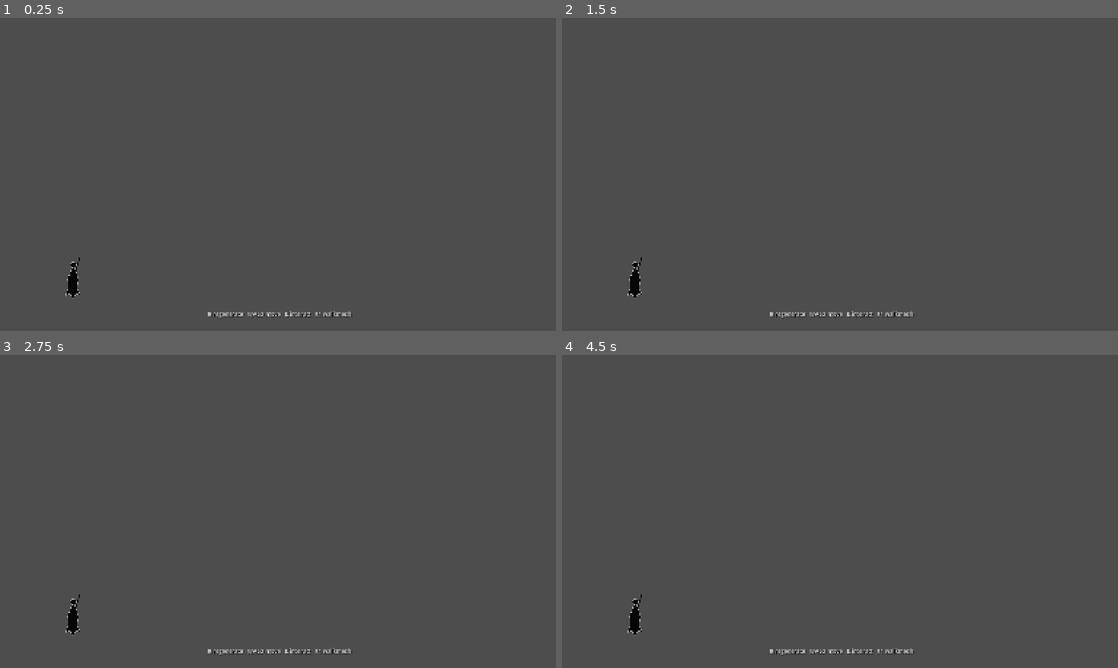
Above: before the commit, frames 1-4 (two rows, left to right).
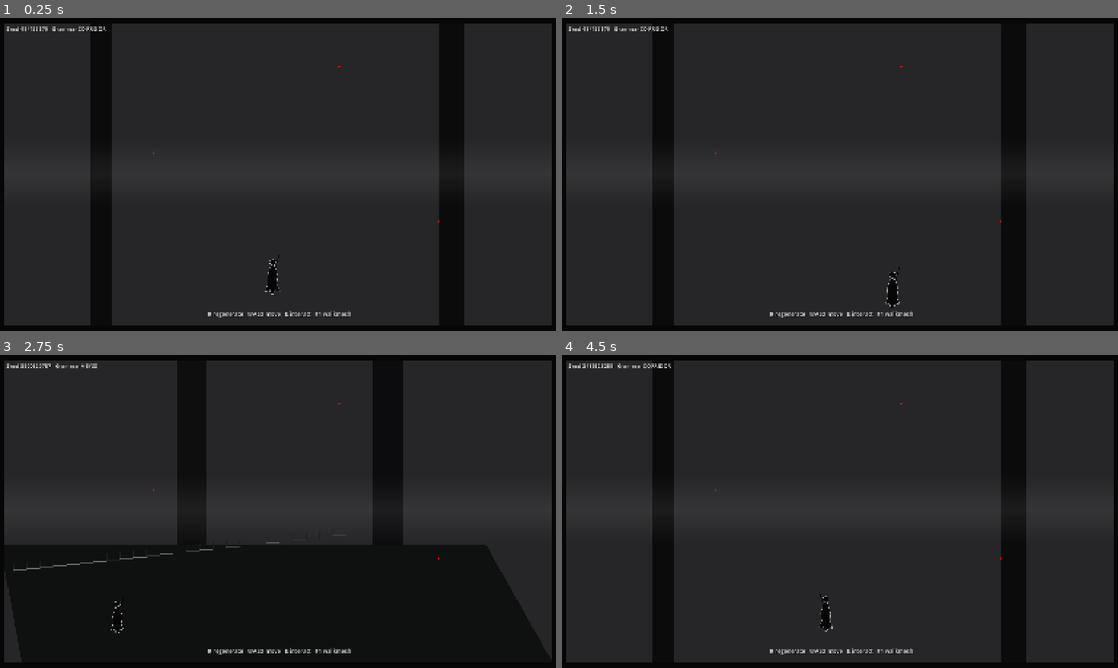
Above: after the commit, the same moments.

Repository: qcimport1337-sketch/STRATA_NULL_BUILD
Game: Godot game, scene res://scenes/procedural_field.tscn
Two runs of this game, one before a commit and one after it. Both use one fixed random seed, a clock stepped at 60 frames per second and the inputs below.
Inputs (mouse positions are in pixels of both pictures, inside the frame that each line leads up to):
- Up to frame 1 (0.25 s): no input
- Up to frame 2 (1.5 s): tap Enter at 0.5 s; move the mouse to (962, 158) at 0.52 s; hold D (move_right, bound only after the commit) 0.53-1.28 s; tap E (interact, bound only after the commit) at 0.6, 1.35 s; click (962, 158) at 0.67 s; tap Space at 0.77 s; move the mouse to (728, 190) at 1.27 s; hold S (move_down, bound only after the commit) from 1.28 s (still down)
- Up to frame 3 (2.75 s): tap Space at 1.52, 2 s; move the mouse to (333, 442) at 2.02 s; release S (move_down, bound only after the commit) at 2.03 s; hold D (move_right, bound only after the commit) from 2.03 s (still down); tap R (regen, bound only after the commit) at 2.1 s; tap E (interact, bound only after the commit) at 2.3 s
- Up to frame 4 (4.5 s): tap Enter at 2.75 s; move the mouse to (812, 574) at 2.77 s; release D (move_right, bound only after the commit) at 2.78 s; hold W (move_up, bound only after the commit) 2.78-3.53 s; tap E (interact, bound only after the commit) at 2.85, 3.6 s; click (812, 574) at 2.92 s; tap Space at 3.02, 3.5, 3.77 s; move the mouse to (1006, 558) at 3.52 s; hold A (move_left, bound only after the commit) from 3.53 s (still down); move the mouse to (673, 464) at 4.27 s; tap R (regen, bound only after the commit) at 4.35 s

The runs differ from the first frame. In frame 1, 99% of the frame differs, in the area x 0-100%, y 0-100%; in frame 2, 99%; in frame 3, 99%; in frame 4, 99%.
Error before the commit: Parse Error: Cannot infer the type of "edge" variable because the value doesn't have a set type. (res://scripts/procedural_field.gd:111)

Commit message:
Fix strict GDScript typing for procedural field

Diff:
--- a/scripts/procedural_field.gd
+++ b/scripts/procedural_field.gd
@@ -53,7 +53,7 @@
     if Input.is_action_just_pressed("debug_mesh"):
         debug = not debug; debug_label.visible = debug; queue_redraw()
     _move(delta); _interaction()
-    var t := Time.get_ticks_msec()/1000.0
+    var t: float = float(Time.get_ticks_msec()) / 1000.0
     glow_a.energy = 0.32 + 0.14*sin(t*2.1)
     glow_b.energy = 0.34 + 0.15*sin(t*1.7+1.0)
     if msg_timer > 0.0:
@@ -63,7 +63,7 @@
 func _generate() -> void:
     rng.randomize(); seed = int(rng.randi())
     grammar = "ABYSS" if rng.randi_range(0,1)==0 else "CORRIDOR"
-    var img := Image.create(W,H,false,Image.FORMAT_RGBA8)
+    var img: Image = Image.create(W,H,false,Image.FORMAT_RGBA8)
     img.fill(Color(0.95,0.95,0.95,1))
     if grammar == "ABYSS": _compose_abyss(img); _nav_abyss()
     else: _compose_corridor(img); _nav_corridor()
@@ -75,16 +75,16 @@
     _update_player(); queue_redraw()
 
 func _compose_abyss(img:Image) -> void:
-    var a := _src(SOURCES[rng.randi_range(0,SOURCES.size()-1)])
-    var b := _src(SOURCES[rng.randi_range(0,SOURCES.size()-1)])
-    var c := _src(SOURCES[rng.randi_range(0,SOURCES.size()-1)])
+    var a: Image = _src(SOURCES[rng.randi_range(0,SOURCES.size()-1)])
+    var b: Image = _src(SOURCES[rng.randi_range(0,SOURCES.size()-1)])
+    var c: Image = _src(SOURCES[rng.randi_range(0,SOURCES.size()-1)])
     _strip(img,a,0,540); _strip(img,b,520,620); _strip(img,c,1110,562)
     img.fill_rect(Rect2i(520+rng.randi_range(-15,20),0,86,H),Color(0.055,0.055,0.06,1))
     img.fill_rect(Rect2i(1110+rng.randi_range(-20,20),0,92,H),Color(0.05,0.05,0.055,1))
     _deck(img)
 
 func _compose_corridor(img:Image) -> void:
-    var base := _src("page-001.webp" if rng.randi_range(0,1)==0 else "page-006.webp")
+    var base: Image = _src("page-001.webp" if rng.randi_range(0,1)==0 else "page-006.webp")
     img.blit_rect(base,Rect2i(0,0,W,H),Vector2i.ZERO)
     _strip(img,_src(SOURCES[rng.randi_range(0,SOURCES.size()-1)]),0,320)
     _strip(img,_src(SOURCES[rng.randi_range(0,SOURCES.size()-1)]),1312,360)
@@ -92,30 +92,30 @@
     img.fill_rect(Rect2i(1320,0,76,H),Color(0.045,0.045,0.05,1))
 
 func _strip(dst:Image, src:Image, dx:int, width:int) -> void:
-    var sx := rng.randi_range(0,maxi(0,src.get_width()-width))
+    var sx: int = rng.randi_range(0,maxi(0,src.get_width()-width))
     dst.blit_rect(src,Rect2i(sx,0,width,H),Vector2i(dx,0))
 
 func _deck(img:Image) -> void:
     for y in range(570,H):
-        var t := float(y-570)/float(H-570)
-        var left := int(0 + 70*t)
-        var right := int(W - 210*(1.0-t))
+        var t: float = float(y-570)/float(H-570)
+        var left: int = int(70.0*t)
+        var right: int = int(float(W) - 210.0*(1.0-t))
         img.fill_rect(Rect2i(left,y,maxi(0,right-left),1),Color(0.06,0.065,0.065,1))
     for x in range(40,1020,40):
-        var y := int(650 - 0.11*x)
+        var y: int = int(650.0 - 0.11*float(x))
         img.fill_rect(Rect2i(x,y-18,2,26),Color(0.12,0.12,0.13,1))
         img.fill_rect(Rect2i(x,y,40,2),Color(0.78,0.78,0.78,0.22))
 
 func _fog(img:Image, rect:Rect2i, strength:float) -> void:
     for y in range(rect.position.y,rect.end.y):
-        var edge := abs((float(y-rect.position.y)/rect.size.y)-0.5)*2.0
-        var a := strength*(1.0-edge)
+        var edge: float = abs((float(y-rect.position.y)/float(rect.size.y))-0.5)*2.0
+        var a: float = strength*(1.0-edge)
         if a <= 0.0: continue
         for x in range(rect.position.x,rect.end.x):
             img.set_pixel(x,y,img.get_pixel(x,y).lerp(Color(0.97,0.97,0.97,1),a))
 
 func _frame(img:Image) -> void:
-    var c := Color(0.025,0.025,0.03,1)
+    var c: Color = Color(0.025,0.025,0.03,1)
     img.fill_rect(Rect2i(0,0,W,16),c); img.fill_rect(Rect2i(0,H-16,W,16),c)
     img.fill_rect(Rect2i(0,0,12,H),c); img.fill_rect(Rect2i(W-12,0,12,H),c)
 
@@ -124,17 +124,17 @@
         for yy in range(-3,4):
             for xx in range(-3,4):
                 if xx*xx+yy*yy <= 9:
-                    var x:=p.x+xx; var y:=p.y+yy
+                    var x: int = p.x+xx; var y: int = p.y+yy
                     if x>=0 and x<W and y>=0 and y<H:
                         img.set_pixel(x,y,Color(0.95,0.04,0.04,1))
 
 func _src(name:String) -> Image:
     if cache.has(name): return cache[name]
-    var base := OS.get_executable_path().get_base_dir().path_join("source_fields").path_join(name)
+    var base: String = OS.get_executable_path().get_base_dir().path_join("source_fields").path_join(name)
     if not FileAccess.file_exists(base):
-        var fallback := Image.create(W,H,false,Image.FORMAT_RGBA8)
+        var fallback: Image = Image.create(W,H,false,Image.FORMAT_RGBA8)
         fallback.fill(Color(0.15,0.15,0.16,1)); cache[name]=fallback; return fallback
-    var im := Image.new(); im.load(base); im.convert(Image.FORMAT_RGBA8); cache[name]=im; return im
+    var im: Image = Image.new(); im.load(base); im.convert(Image.FORMAT_RGBA8); cache[name]=im; return im
 
 func _nav_abyss() -> void:
     top_y=600.0; bottom_y=840.0
@@ -149,29 +149,29 @@
     player_pos=Vector2(820,780); glow_a.position=Vector2(430,390); glow_b.position=Vector2(1180,610)
 
 func _move(delta:float) -> void:
-    var v := Input.get_vector("move_left","move_right","move_up","move_down")
+    var v: Vector2 = Input.get_vector("move_left","move_right","move_up","move_down")
     if v.length_squared()<0.001:return
     if abs(v.x)>0.05:facing=sign(v.x)
-    var d:=clamp((player_pos.y-top_y)/(bottom_y-top_y),0.0,1.0)
-    var speed:=lerp(FAR_SPEED,NEAR_SPEED,d)
-    var candidate:=player_pos+v.normalized()*speed*delta
+    var d: float = clamp((player_pos.y-top_y)/(bottom_y-top_y),0.0,1.0)
+    var speed: float = lerp(FAR_SPEED,NEAR_SPEED,d)
+    var candidate: Vector2 = player_pos+v.normalized()*speed*delta
     if Geometry2D.is_point_in_polygon(candidate,walkmesh):player_pos=candidate
     else:
-        var xo:=Vector2(candidate.x,player_pos.y); var yo:=Vector2(player_pos.x,candidate.y)
+        var xo: Vector2 = Vector2(candidate.x,player_pos.y); var yo: Vector2 = Vector2(player_pos.x,candidate.y)
         if Geometry2D.is_point_in_polygon(xo,walkmesh):player_pos=xo
         elif Geometry2D.is_point_in_polygon(yo,walkmesh):player_pos=yo
     _update_player()
 
 func _update_player() -> void:
     player.position=player_pos
-    var d:=clamp((player_pos.y-top_y)/(bottom_y-top_y),0.0,1.0)
-    var s:=lerp(0.38,1.02,d)
+    var d: float = clamp((player_pos.y-top_y)/(bottom_y-top_y),0.0,1.0)
+    var s: float = lerp(0.38,1.02,d)
     player.scale=Vector2(s*facing,s); player.z_index=int(player_pos.y)
 
 func _interaction() -> void:
-    var near:Dictionary={}; var best:=INF
+    var near: Dictionary = {}; var best: float = INF
     for item:Dictionary in interactions:
-        var dist:=player_pos.distance_to(item.pos)
+        var dist: float = player_pos.distance_to(item.pos)
         if dist<=float(item.radius) and dist<best: near=item; best=dist
     if near.is_empty():prompt.text="";return
     prompt.text="E  "+str(near.prompt)
@@ -181,5 +181,5 @@
 func _draw() -> void:
     if not debug:return
     draw_colored_polygon(walkmesh,Color(1,0.1,0.1,0.10))
-    var closed:=PackedVector2Array(walkmesh);closed.append(walkmesh[0])
+    var closed: PackedVector2Array = PackedVector2Array(walkmesh);closed.append(walkmesh[0])
     draw_polyline(closed,Color(1,0.2,0.2,0.9),2.5,true)
